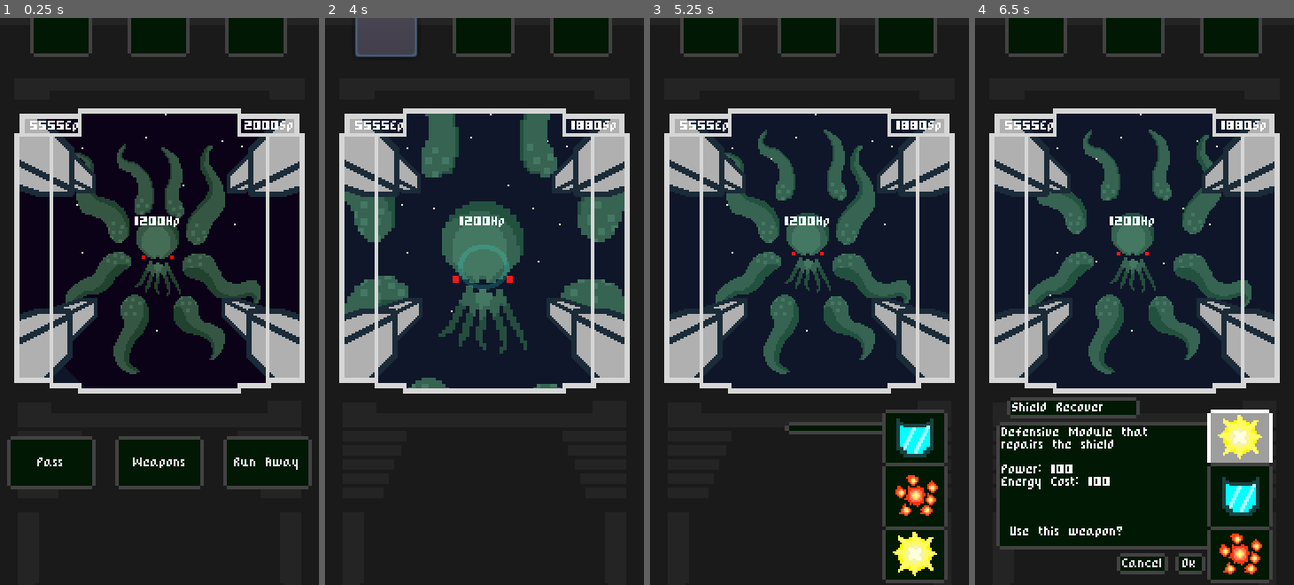
Above: before the commit, frames 1-4 (left to right).
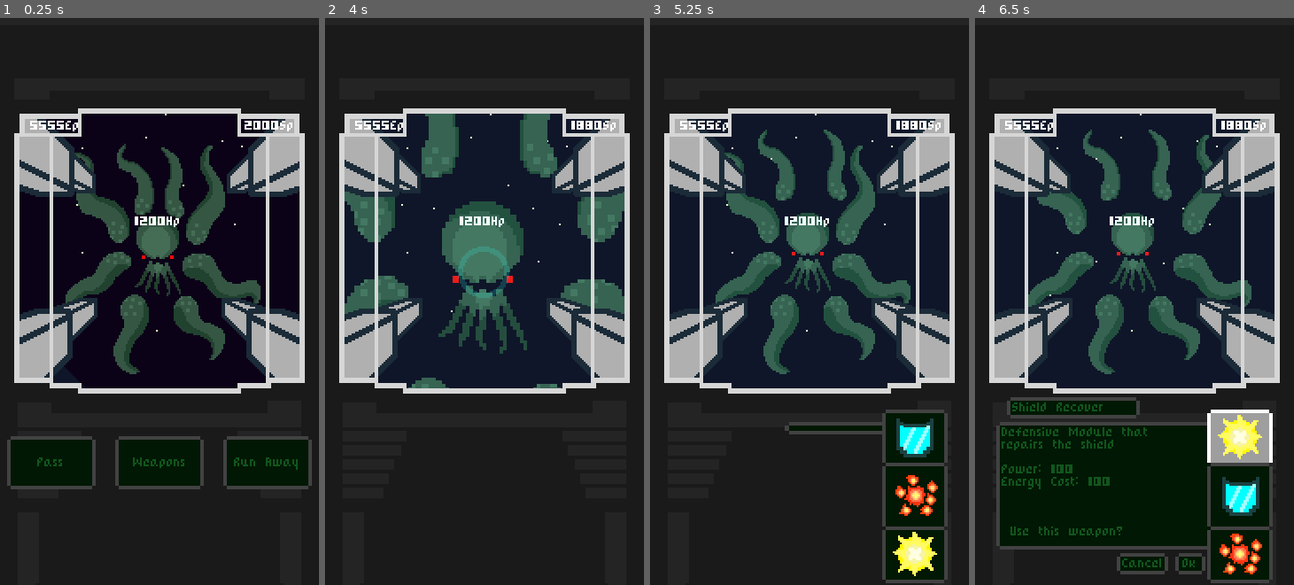
Above: after the commit, the same moments.

Repository: Razzf/SpaceRpg
Game: Godot game, scene res://Scenes/Battle.tscn
Two runs of this game, one before a commit and one after it. Both use one fixed random seed, a clock stepped at 60 frames per second and the inputs below. The project has no main scene, so this scene is started directly.
Inputs (mouse positions are in pixels of both pictures, inside the frame that each line leads up to):
- Up to frame 1 (0.25 s): no input
- Up to frame 2 (4 s): click "Pass" at 0.5 s; click (385, 35) at 1.27 s; click (484, 35) at 2.02 s; click (580, 35) at 2.77 s; click (385, 35) at 3.52 s
- Up to frame 3 (5.25 s): click (809, 35) at 4.27 s; click "Weapons" at 5 s
- Up to frame 4 (6.5 s): click (1239, 437) at 5.75 s

The runs differ from the first frame. In frame 1, 4.2% of the frame differs, in the area x 9-94%, y 0-80%; in frame 2, 4.4%; in frame 3, 4.0%; in frame 4, 5.3%, in the area x 8-90%, y 0-97%.

Commit message:
new colors added

Diff:
--- a/Resources/Fonts/PixelFont.tres
+++ b/Resources/Fonts/PixelFont.tres
@@ -4,4 +4,6 @@
 
 [resource]
 size = 6
+outline_size = 1
+outline_color = Color( 1, 1, 1, 0 )
 font_data = ExtResource( 1 )
--- a/Scenes/Battle.tscn
+++ b/Scenes/Battle.tscn
@@ -36,6 +36,7 @@
 margin_top = 210.0
 
 [node name="VBoxContainer" type="HBoxContainer" parent="."]
+visible = false
 margin_top = -3.0
 margin_right = 180.0
 margin_bottom = 22.0
--- a/Scenes/BattleUI.tscn
+++ b/Scenes/BattleUI.tscn
@@ -25,10 +25,10 @@
 }
 
 [node name="ActionButtons" type="HBoxContainer" parent="."]
-margin_left = 3.99278
-margin_top = 25.6543
-margin_right = 175.993
-margin_bottom = 55.6543
+margin_left = 4.0
+margin_top = 26.0
+margin_right = 176.0
+margin_bottom = 56.0
 custom_constants/separation = 11
 __meta__ = {
 "_edit_use_anchors_": false
@@ -44,6 +44,10 @@
 custom_styles/disabled = SubResource( 2 )
 custom_styles/normal = ExtResource( 2 )
 custom_fonts/font = ExtResource( 1 )
+custom_colors/font_color_disabled = Color( 0, 0, 0, 1 )
+custom_colors/font_color = Color( 0.0666667, 0.337255, 0.109804, 1 )
+custom_colors/font_color_hover = Color( 0.0666667, 0.337255, 0.109804, 1 )
+custom_colors/font_color_pressed = Color( 0.0666667, 0.337255, 0.109804, 1 )
 text = "Pass"
 
 [node name="ShowWeaponsBtn" type="Button" parent="ActionButtons"]
@@ -57,6 +61,9 @@
 custom_styles/disabled = SubResource( 4 )
 custom_styles/normal = ExtResource( 2 )
 custom_fonts/font = ExtResource( 1 )
+custom_colors/font_color = Color( 0.0666667, 0.337255, 0.109804, 1 )
+custom_colors/font_color_hover = Color( 0.0666667, 0.337255, 0.109804, 1 )
+custom_colors/font_color_pressed = Color( 0.0666667, 0.337255, 0.109804, 1 )
 text = "Weapons"
 __meta__ = {
 "_edit_use_anchors_": false
@@ -73,6 +80,9 @@
 custom_styles/disabled = SubResource( 2 )
 custom_styles/normal = ExtResource( 2 )
 custom_fonts/font = ExtResource( 1 )
+custom_colors/font_color = Color( 0.0666667, 0.337255, 0.109804, 1 )
+custom_colors/font_color_hover = Color( 0.0666667, 0.337255, 0.109804, 1 )
+custom_colors/font_color_pressed = Color( 0.0666667, 0.337255, 0.109804, 1 )
 text = "Run Away"
 [connection signal="pressed" from="ActionButtons/PassTurnBtn" to="." method="_on_PassTurnBtn_pressed"]
 [connection signal="pressed" from="ActionButtons/ShowWeaponsBtn" to="." method="_on_ShowWeaponsBtn_pressed"]
--- a/Scenes/SpaceShip.tscn
+++ b/Scenes/SpaceShip.tscn
@@ -140,9 +140,9 @@
 
 [node name="Sprite" type="Sprite" parent="."]
 self_modulate = Color( 1, 1, 1, 0.180392 )
-position = Vector2( 90, 141 )
-scale = Vector2( 1, 0.88125 )
+position = Vector2( 90, 144 )
 texture = ExtResource( 7 )
 hframes = 10
+frame = 2
 [connection signal="Energy_Changed" from="." to="StatsContainer" method="_on_SpaceShip_Energy_Changed"]
 [connection signal="Shield_Changed" from="." to="StatsContainer" method="_on_SpaceShip_Shield_Changed"]
--- a/Scenes/WeaponSelector.tscn
+++ b/Scenes/WeaponSelector.tscn
@@ -65,6 +65,9 @@
 custom_styles/disabled = SubResource( 2 )
 custom_styles/normal = ExtResource( 4 )
 custom_fonts/font = ExtResource( 7 )
+custom_colors/font_color = Color( 0.0666667, 0.337255, 0.109804, 1 )
+custom_colors/font_color_hover = Color( 0.0666667, 0.337255, 0.109804, 1 )
+custom_colors/font_color_pressed = Color( 0.0666667, 0.337255, 0.109804, 1 )
 text = "Cancel"
 __meta__ = {
 "_edit_use_anchors_": false
@@ -81,6 +84,9 @@
 custom_styles/disabled = SubResource( 4 )
 custom_styles/normal = ExtResource( 4 )
 custom_fonts/font = ExtResource( 7 )
+custom_colors/font_color = Color( 0.0666667, 0.337255, 0.109804, 1 )
+custom_colors/font_color_hover = Color( 0.0666667, 0.337255, 0.109804, 1 )
+custom_colors/font_color_pressed = Color( 0.0666667, 0.337255, 0.109804, 1 )
 text = "Ok"
 __meta__ = {
 "_edit_use_anchors_": false
@@ -118,6 +124,7 @@
 margin_bottom = 9.0
 rect_scale = Vector2( -1, 1 )
 custom_fonts/font = ExtResource( 7 )
+custom_colors/font_color = Color( 0.0666667, 0.337255, 0.109804, 1 )
 text = "aa"
 __meta__ = {
 "_edit_use_anchors_": false
@@ -131,6 +138,10 @@
 margin_bottom = 69.0
 rect_scale = Vector2( -1, 1 )
 custom_fonts/normal_font = ExtResource( 7 )
+custom_colors/default_color = Color( 0.0666667, 0.337255, 0.109804, 1 )
+custom_colors/selection_color = Color( 0.0666667, 0.337255, 0.109804, 0 )
+custom_colors/font_color_selected = Color( 0.0666667, 0.337255, 0.109804, 0 )
+custom_colors/font_color_shadow = Color( 0.0666667, 0.337255, 0.109804, 0 )
 text = "dadaadadasdadsadadsaddaddasdaasadddasdadaddaaddadda"
 __meta__ = {
 "_edit_use_anchors_": false
